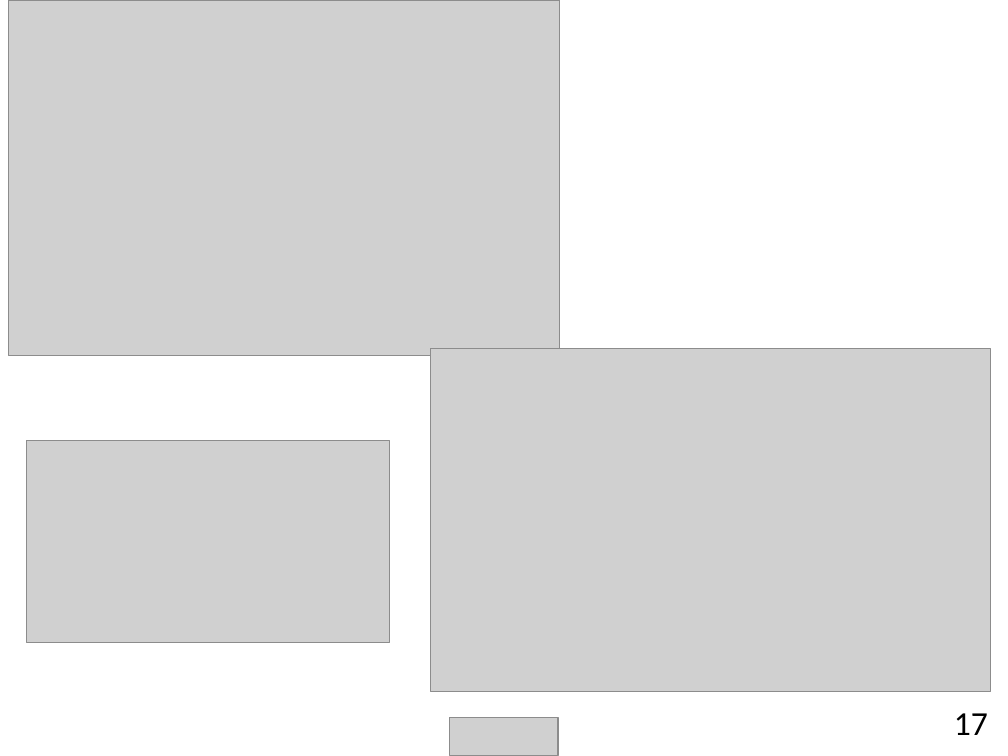
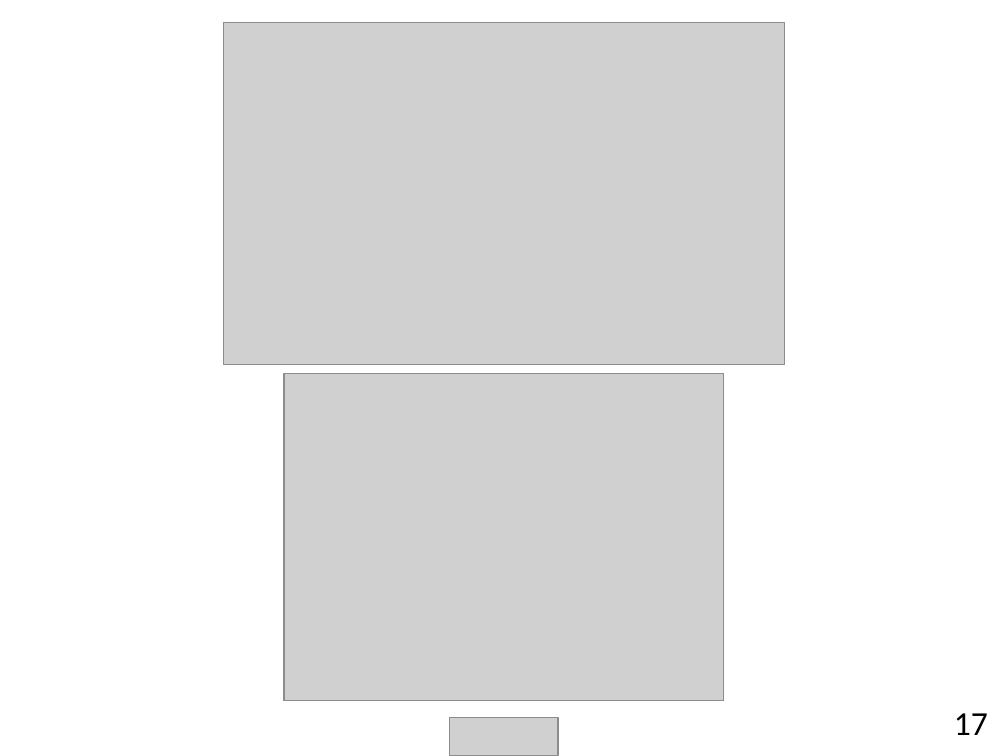
Before and after one commit to chendudai/Sudoku, a slide deck: slide 17 of Presentation/final_presentation.pptx. Drawn at 1008x756 pixels with LibreOffice and Linux fonts; fonts in the diff are those of the drawing; grey boxes stand for pictures. Boxes give left, top, right and bottom in pixels: in the first picture for what was removed or moved away, otherwise in the second. Text is boxed around its words. In the diff, an @@ line names an element or a change of style, - is before the commit and + after.

```diff
--- a/Presentation/final_presentation.pptx
+++ b/Presentation/final_presentation.pptx
@@ picture removed at (x1=8, y1=0, x2=558, y2=356) @@
@@ picture moved from (x1=430, y1=349, x2=991, y2=691) to (x1=224, y1=22, x2=784, y2=365) @@
@@ picture resized from (x1=27, y1=440, x2=389, y2=643) to (x1=284, y1=373, x2=724, y2=701) @@
```
Also in this commit, not shown: 2 other slides changed, 1 other file.
